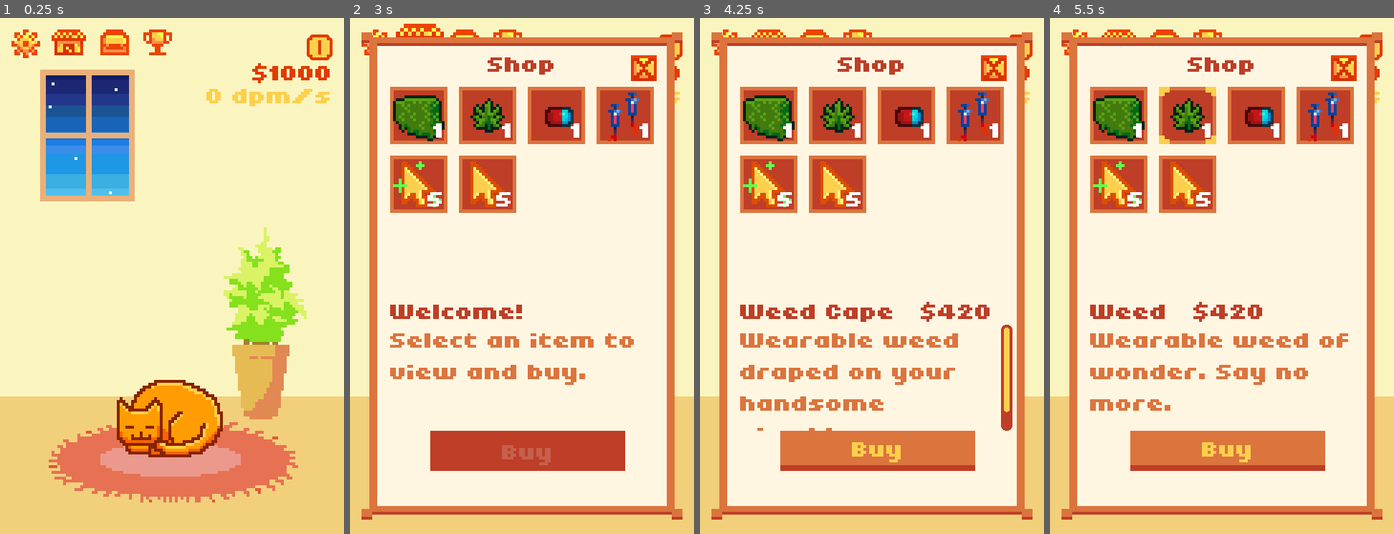
Above: before the commit, frames 1-4 (left to right).
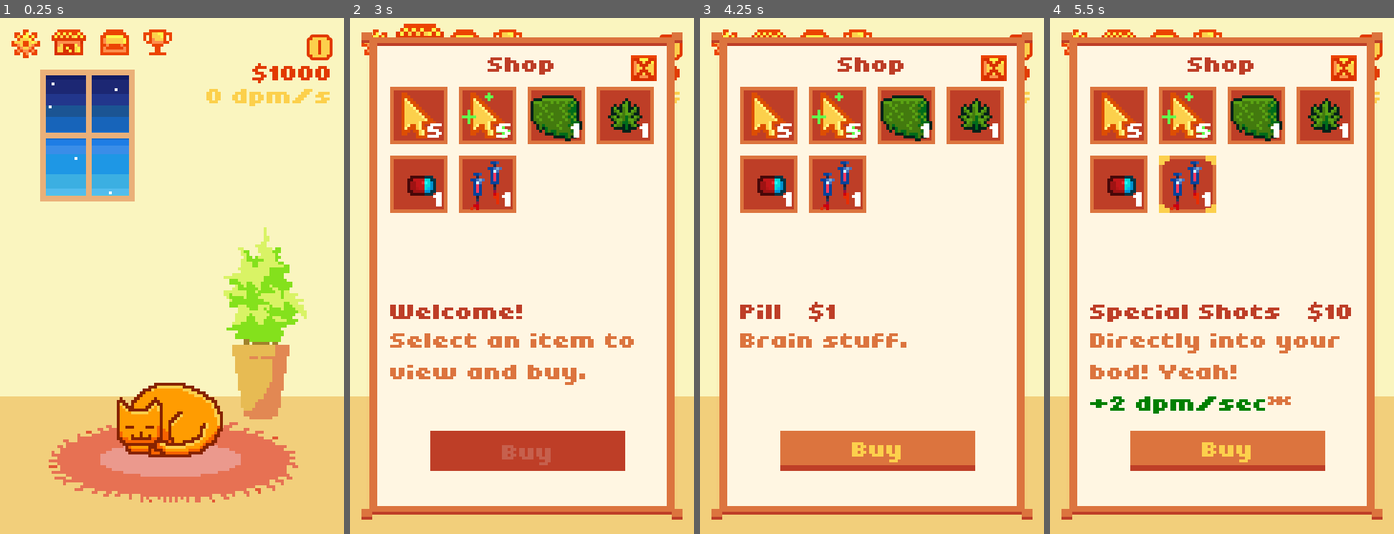
Above: after the commit, the same moments.

Repository: QueenChristina/cat-addiction
Game: Godot game, scene res://src/scenes/World.tscn
The game is run twice, just before and just after one commit, with the same random seed, the same clock (stepped at 60 frames per second) and the same inputs.
Inputs (mouse positions are in pixels of both pictures, inside the frame that each line leads up to):
- Up to frame 1 (0.25 s): no input
- Up to frame 2 (3 s): click (418, 43) at 0.5 s; click (463, 43) at 1.25 s; click (508, 43) at 2 s; click (418, 43) at 2.75 s
- Up to frame 3 (4.25 s): click "1" at 3.5 s
- Up to frame 4 (5.5 s): click "5" at 4.25 s; click "1" at 5 s

The runs differ from the first frame. In frame 1, 0.4% of the frame differs, in the area x 38-64%, y 70-76%; in frame 2, 4.8%; in frame 3, 8.7%, in the area x 11-91%, y 14-80%; in frame 4, 8.7%.

Commit message:
Order permanent special items to the front of shop, back of inventory

Diff:
--- a/data/items.json
+++ b/data/items.json
@@ -172,25 +172,29 @@
         "description" : "Increase productivity of the AutoPetter!",
     },
 
+
+    "boost_money_value" : {
+        "name": "Revaluation",
+        "price" : 100,
+        "description" : "Increase value of all currency.",
+        "price_change" : "10 * x + 100",
+        "type" : "perma",
+        "duration" : 10,
+    },
+
     "boost_gems" : {
         "name": "Gem Boost",
         "price" : 100,
         "description" : "Temporarily boost rate of gems.",
         "price_change" : "10 * x + 100",
         "duration" : 10,
+        "type" : "consumable",
         "duration_change" : "something decreasing but not entirely to 0",
     },
     "boost_money_rate" : {
         "name": "Money printers go choo choo",
         "price" : 100,
         "description" : "Temporarily boost the rate of money.",
-        "price_change" : "10 * x + 100",
-        "duration" : 10,
-    },
-    "boost_money_value" : {
-        "name": "Revaluation",
-        "price" : 100,
-        "description" : "Increase value of dollar bill.",
         "price_change" : "10 * x + 100",
         "duration" : 10,
     },
--- a/src/items/bag.gd
+++ b/src/items/bag.gd
@@ -24,12 +24,14 @@
 		item.queue_free()
 	# Populate bag with current items
 	for id in Globals.inventory.keys():
-		if Globals.inventory[id] > 0:
+		if Globals.inventory[id] > 0: # account for amount, eg. if amount == 0, don't populate
 			var item = item_display.instance();
-			# TODO: account for amount, eg. if amount == 0, don't populate
 			items_grid.add_child(item)
 			item.init(id, true)
 			item.connect("item_selected", self, "_on_item_selected", [item])
+
+			if item.type != "perma":
+				items_grid.move_child(item, 0) # Sort permanent items to the end
 	button_use.disabled = true
 	description.bbcode_text = ""
 
--- a/src/scenes/World.tscn
+++ b/src/scenes/World.tscn
@@ -899,9 +899,6 @@
 [node name="Cat" parent="." instance=ExtResource( 7 )]
 position = Vector2( 58.8657, 136.164 )
 
-[node name="Sprite" parent="Cat/Base/ShakeBase" index="0"]
-frame = 0
-
 [node name="Money" type="Node2D" parent="."]
 script = ExtResource( 17 )
 
--- a/src/shop/ShopPanel.gd
+++ b/src/shop/ShopPanel.gd
@@ -25,6 +25,7 @@
 		item.connect("item_selected", self, "_on_item_selected", [item])
 	manage_shop()
 	Globals.connect("randomize_shop", self, "manage_shop")
+
 # TODO: parent should have the logic to control and populate shop panel
 # 	items: Takes in a dictionairy of items by item_id : amount
 # TODO: make amount matter - right now, amount is assumed to be 1
@@ -35,10 +36,19 @@
 		item.init(id, false)
 		item.connect("item_selected", self, "_on_item_selected", [item])
 
+		if item.type == "perma":
+			items_grid.move_child(item, 0) # Sort permanent items to the front
+
 # Usually called before populate_shop to clear the shop of previos item displays
 func clear():
 	for item in items_grid.get_children():
 		item.queue_free()
+
+# Clear out the previously out of stock items
+func clear_oos():
+	for item in items_grid.get_children():
+		if !Globals.buyable_items.has(item.id) or Globals.buyable_items[item.id] == 0:
+			item.queue_free()
 
 # Called when open shop, to clear out previous selections and look pretty
 func open():
@@ -49,13 +59,15 @@
 	name_tag.bbcode_text = "Welcome!"
 	description.bbcode_text = "Select an item to view and buy."
 	buy_button.disabled = true
+
 func _process(delta):
 	if visible and not was_open:
-		was_open=true
+		clear_oos()
+		was_open = true
 		sound.stream = shopOpen
 		sound.play(0)
 	if not visible and was_open:
-		was_open=false
+		was_open = false
 		sound.stream = shopClose
 		sound.play(0)
 
